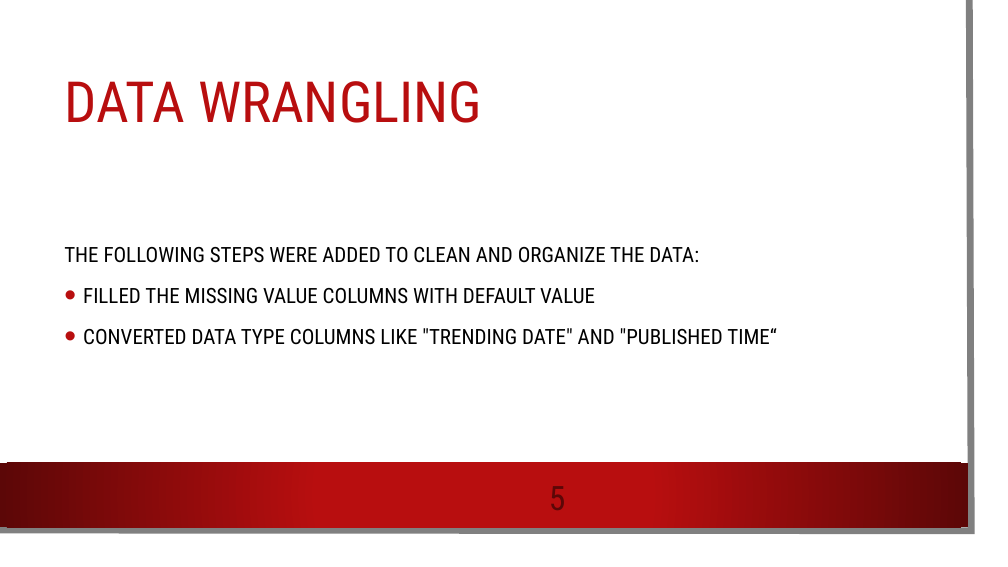
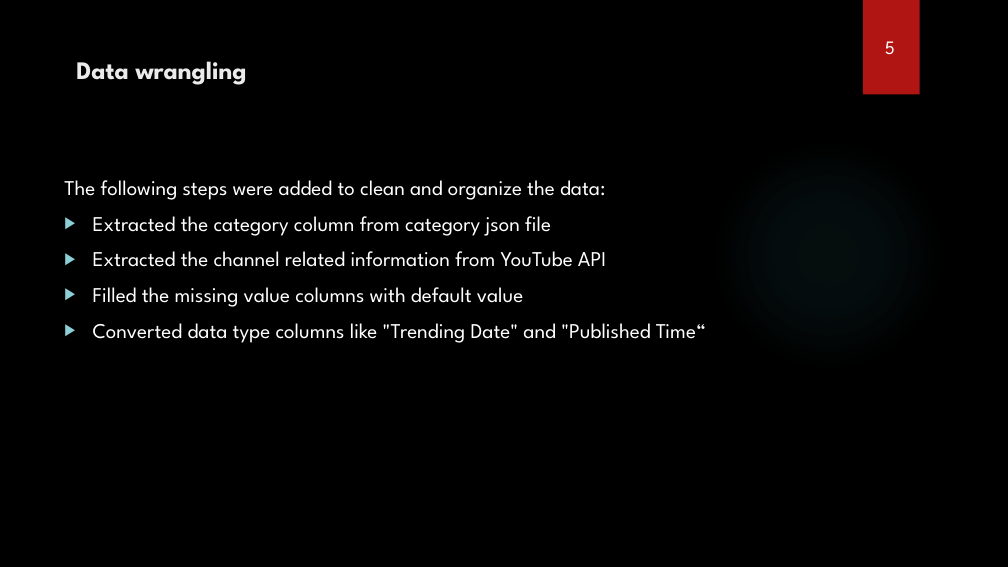
Before and after one commit to emami06/TrendingVideoYouTube, a slide deck: slide 5 of Trending YouTube vidoes.pptx. Drawn at 1008x567 pixels with LibreOffice and Linux fonts; fonts in the diff are those of the drawing; background and template pictures are left out. Boxes give left, top, right and bottom in pixels: in the first picture for what was removed or moved away, otherwise in the second. Text is boxed around its words. In the diff, an @@ line names an element or a change of style, - is before the commit and + after.

```diff
--- a/Trending YouTube vidoes.pptx
+++ b/Trending YouTube vidoes.pptx
@@ rectangle removed at <box>0,0,991,550</box> @@
@@ freeform shape removed at <box>0,0,972,531</box> @@
@@ rectangle added at <box>863,0,920,95</box>, fill #B01513 @@
@@ title "Data wrangling" at <box>76,61,247,85</box>: vertical alignment middle to top @@
@@ text "5": place and size @@
-text "5" at <box>520,476,595,518</box>
+text "5" at <box>885,41,895,55</box>
@@ text "5" at <box>885,41,895,55</box>: size 32 to 18 pt, font Roboto Condensed to League Spartan, text colour #5C0707 to #FFFFFF; alignment centre to left; vertical alignment middle to top @@
@@ title at <box>76,61,247,85</box>: text changed; size 54 to 24 pt; font Roboto Condensed to League Spartan; text colour #B80E0F to #EBEBEB; bold on @@
-DATA WRANGLING
+Data wrangling
@@ ellipse added at <box>712,138,944,371</box>, fill gradient #50B9C1 @@
@@ text "The following steps were added ..." at <box>64,180,706,343</box>: vertical alignment middle to top @@
@@ text at <box>64,180,706,343</box>: text changed; font Roboto Condensed to League Spartan; text colour #000000 to #FFFFFF @@
-THE FOLLOWING STEPS WERE ADDED TO CLEAN AND ORGANIZE THE DATA:
-• FILLED THE MISSING VALUE COLUMNS WITH DEFAULT VALUE
-• CONVERTED DATA TYPE COLUMNS LIKE "TRENDING DATE" AND "PUBLISHED TIME“
+The following steps were added to clean and organize the data:
+▶ Extracted the category column from category json file
+▶ Extracted the channel related information from YouTube API
+▶ Filled the missing value columns with default value
+▶ Converted data type columns like "Trending Date" and "Published Time“
@@ rectangle removed at <box>0,463,968,527</box> @@
```
Also in this commit, not shown: 13 other slides changed, 2 slides added.
